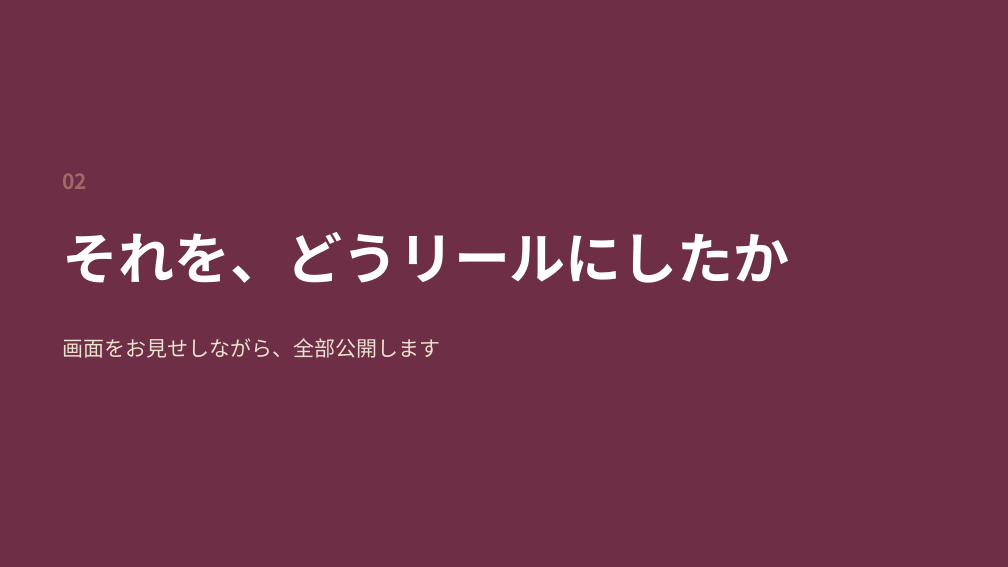
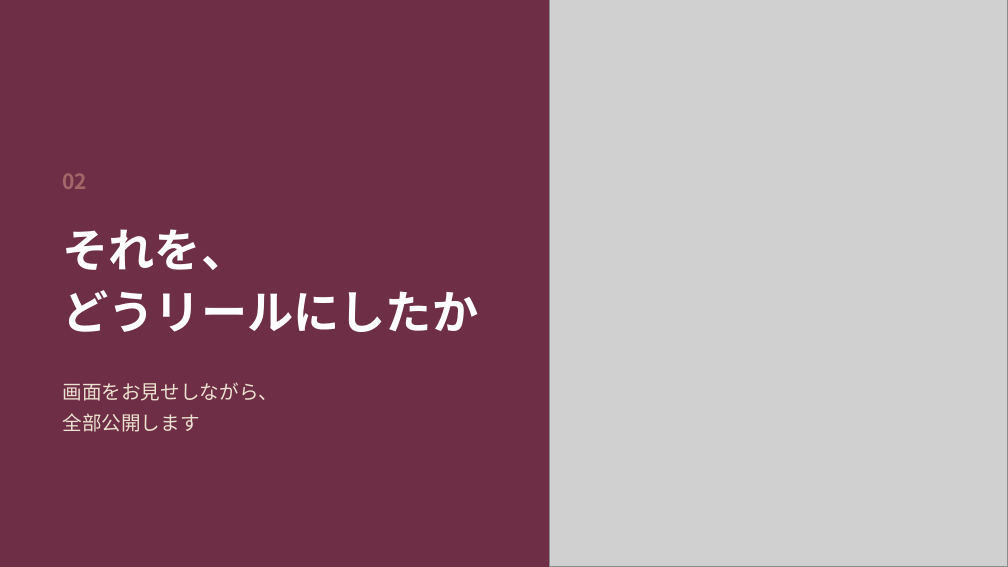
Before and after one commit to fashio17/potential-lamp, a slide deck: slide 9 of 運用/スライド/説明会_20260916.pptx. Drawn at 1008x567 pixels with LibreOffice and Linux fonts; fonts in the diff are those of the drawing; grey boxes stand for pictures. Boxes give left, top, right and bottom in pixels: in the first picture for what was removed or moved away, otherwise in the second. Text is boxed around its words. In the diff, an @@ line names an element or a change of style, - is before the commit and + after.

```diff
--- a/運用/スライド/説明会_20260916.pptx
+++ b/運用/スライド/説明会_20260916.pptx
@@ picture added at (549,0,1008,566) @@
@@ text at (62,229,478,332): text changed; size 40 to 33 pt @@
-それを、どうリールにしたか
+それを、
+どうリールにしたか
@@ text at (62,382,278,432): text changed; size 15 to 14 pt @@
-画面をお見せしながら、全部公開します
+画面をお見せしながら、
+全部公開します
```
Also in this commit, not shown: 22 other slides changed, 2 slides added, 10 other files.
